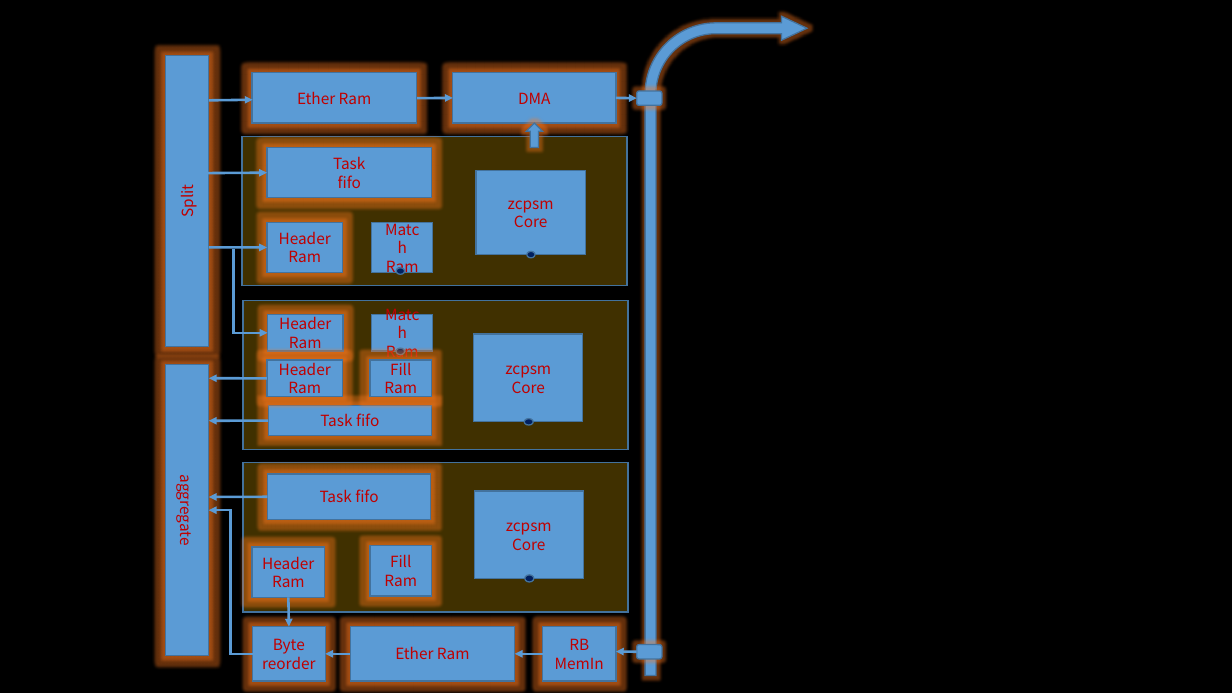
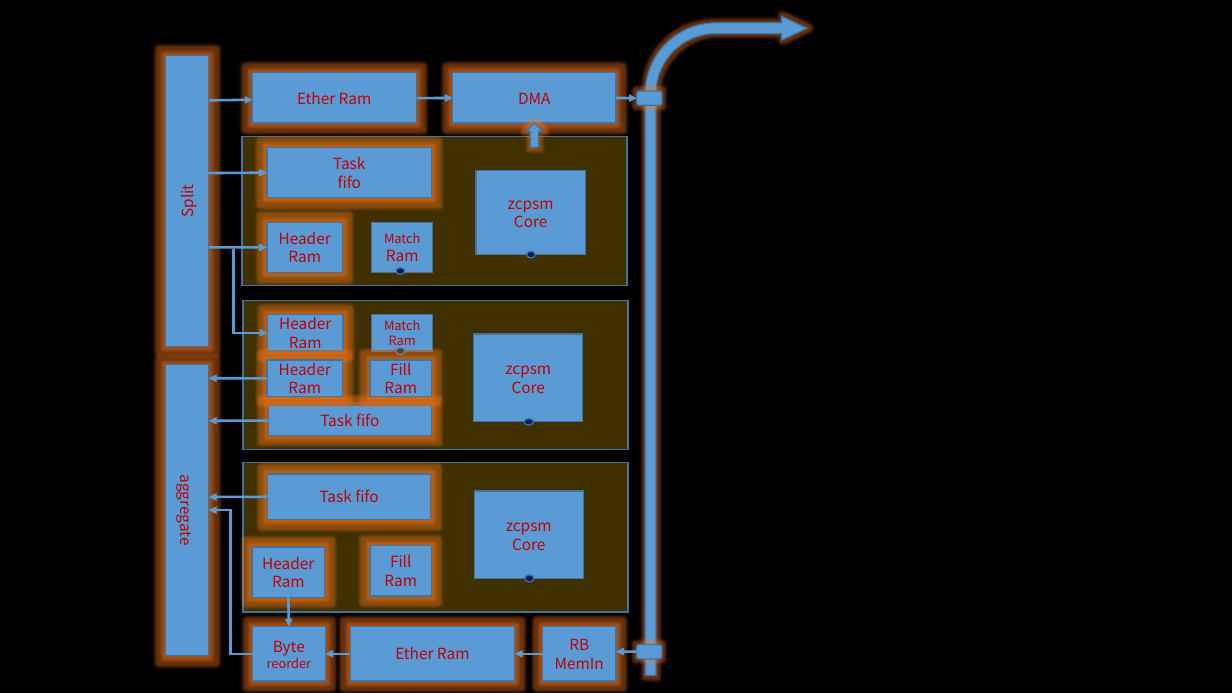
Before and after one commit to a4a881d4/axis, a slide deck: slide 2 of ref/fronthaul.pptx. Drawn at 1232x693 pixels with LibreOffice and Linux fonts; fonts in the diff are those of the drawing. Boxes give left, top, right and bottom in pixels: in the first picture for what was removed or moved away, otherwise in the second. Text is boxed around its words. In the diff, an @@ line names an element or a change of style, - is before the commit and + after.

```diff
--- a/ref/fronthaul.pptx
+++ b/ref/fronthaul.pptx
@@ text in rectangle at [384,232,420,243]: size 12 to 10 pt in "Match" @@
@@ rectangle "Match" at [372,315,433,351]: size 12 to 10 pt @@
@@ text in rectangle at [267,654,311,668]: size 12 to 10 pt in "reorder" @@
```
Also in this commit, not shown: 1 slide added, 1 other file.
